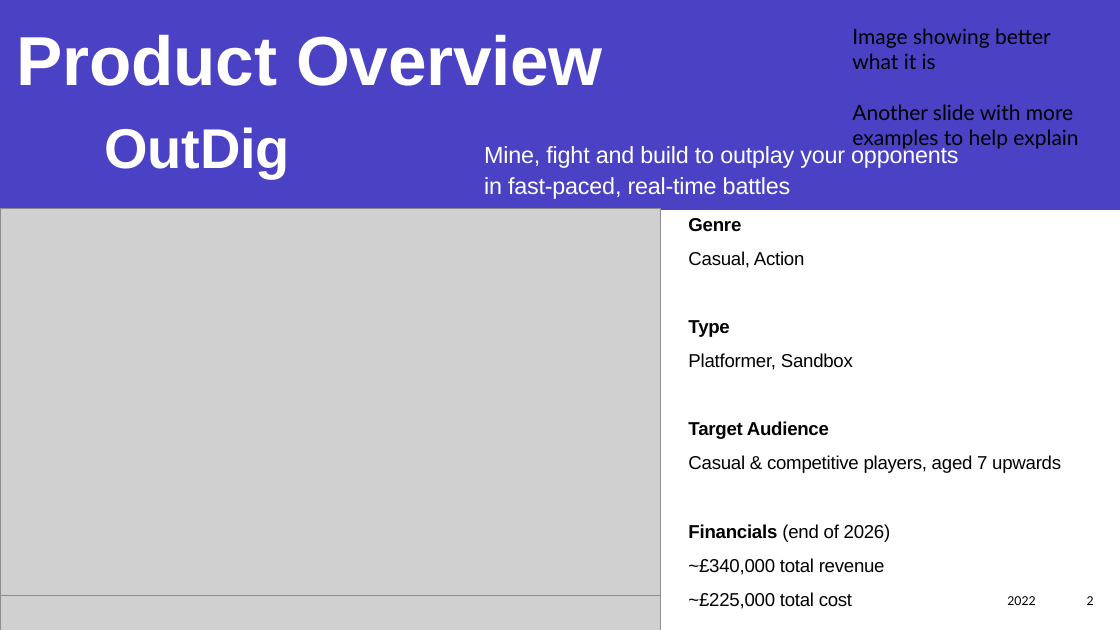
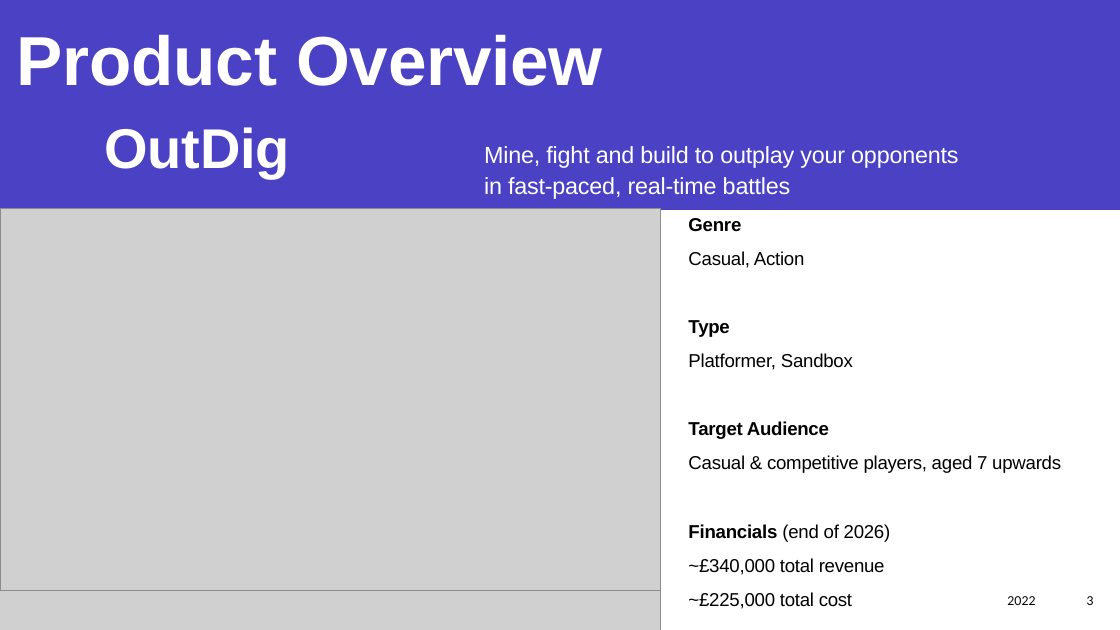
Before and after one commit to Joe34441/IndieDevPPT, a slide deck: slide 3 of CT6018 Joe Mason s4001719.pptx (slide 2 before the commit). Drawn at 1120x630 pixels with LibreOffice and Linux fonts; fonts in the diff are those of the drawing; grey boxes stand for pictures. Boxes give left, top, right and bottom in pixels: in the first picture for what was removed or moved away, otherwise in the second. Text is boxed around its words. In the diff, an @@ line names an element or a change of style, - is before the commit and + after.

```diff
--- a/CT6018 Joe Mason s4001719.pptx
+++ b/CT6018 Joe Mason s4001719.pptx
@@ text removed at <box>852,28,1078,150</box> @@
-Image showing better what it is
-Another slide with more examples to help explain
@@ picture: place and size @@
-picture at <box>0,596,661,630</box>
+picture at <box>0,591,660,630</box>
@@ text removed at <box>27,595,66,596</box> @@
-OutDig
@@ page number at <box>1087,596,1094,605</box>: text changed @@
-2
+3
```
Also in this commit, not shown: 3 other slides changed, 2 slides added, 1 slide removed, 4 other files.
